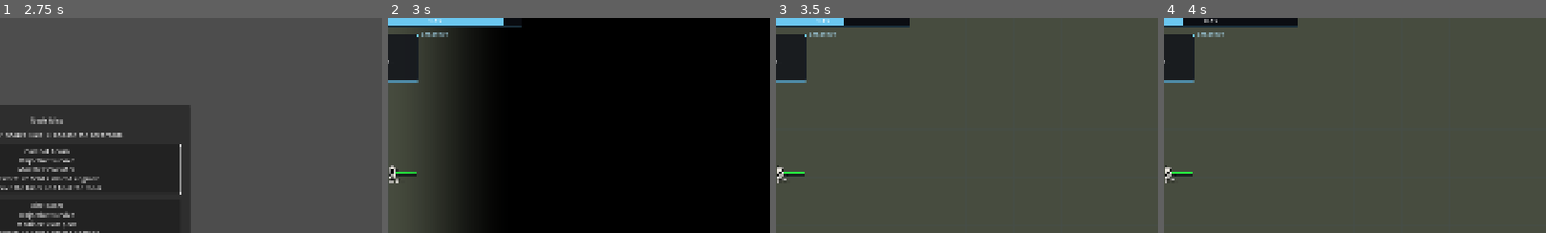
Above: before the commit, frames 1-4 (left to right).
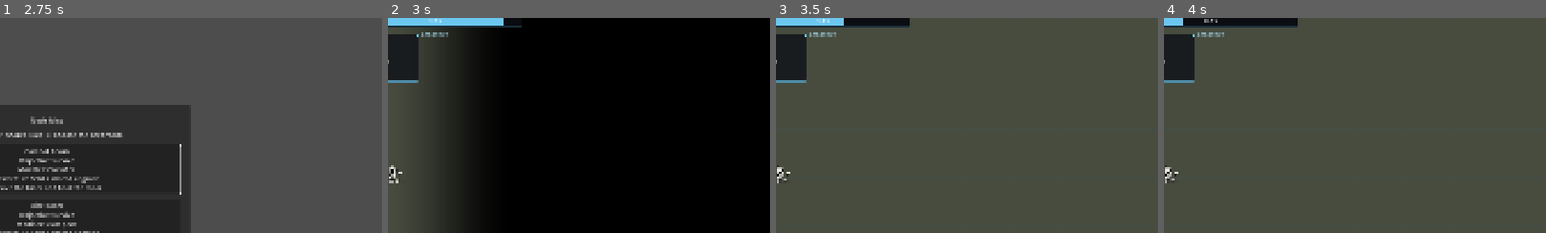
Above: after the commit, the same moments.

Repository: snaxico/project-twin-stick
Game: Godot game, scene res://scenes/ui/Bootstrap.tscn
Same seed, same stepped clock (60 frames per second), same inputs: the game is played once before the commit and once after it.
Inputs (mouse positions are % of the whole screen's width and height, from its top left):
- Up to frame 1 (2.75 s): click "1 Player" at 0.5 s; click "1 Player" at 1.25 s; click "Start" at 2 s
- Up to frame 2 (3 s): click "Combat Room Objective: surviv…" at 2.75 s
- Up to frame 3 (3.5 s): no input
- Up to frame 4 (4 s): tap Enter at 3.5 s; move the mouse to (72, 45) at 3.52 s; hold Right from 3.53 s (still down); hold Enter from 3.53 s (still down); click (72, 45) at 3.67 s; tap Space at 3.77 s
The pictures show only the part of the screen within x 44-94%, y 7-57%; the shares and areas given below are measured in that part.

Frame 1 is identical in both runs. In frame 2, 0.1% of the frame differs, in the area x 2-8%, y 71-74%; in frame 3, 0.1%; in frame 4, 0.1%.

Commit message:
Remove aim line and flip sprite on left movement

Diff:
--- a/scripts/player/Player.gd
+++ b/scripts/player/Player.gd
@@ -88,6 +88,7 @@
 var _base_shadow_scale := Vector2.ONE
 var _display_move_input := Vector2.ZERO
 var _previous_move_input := Vector2.ZERO
+var _sprite_facing_left := false
 var _turn_squash := 0.0
 var _aim_line_recoil := 0.0
 var _outline_pulse := 1.0
@@ -492,7 +493,10 @@
 	if sprite_visual != null:
 		sprite_visual.visible = use_sprite
 		if sprite_visual.visible:
-			sprite_visual.scale = Vector2(_base_sprite_scale.x * dash_scale * squash_x, _base_sprite_scale.y * dash_scale * squash_y)
+			var sprite_scale_x := _base_sprite_scale.x * dash_scale * squash_x
+			if _sprite_facing_left:
+				sprite_scale_x *= -1.0
+			sprite_visual.scale = Vector2(sprite_scale_x, _base_sprite_scale.y * dash_scale * squash_y)
 			var sprite_modulate := Color(1.0, 1.0, 1.0, 1.0)
 			sprite_modulate.a = 0.56 + 0.24 * downed_pulse if _is_downed else 1.0
 			sprite_visual.modulate = sprite_modulate
@@ -508,12 +512,8 @@
 	body_root.rotation = lerp_angle(body_root.rotation, lean_target, 0.18)
 	aim_pivot.rotation = aim_direction.angle()
 	aim_pivot.position = Vector2(-_aim_line_recoil * 0.2, 0.0)
-	var aim_length: float = max(18.0, 52.0 - _aim_line_recoil)
-	aim_line_backdrop.visible = not _is_downed
-	aim_line_backdrop.points = PackedVector2Array([Vector2.ZERO, Vector2(aim_length, 0.0)])
-	aim_line.default_color = _get_projectile_tint()
-	aim_line.visible = not _is_downed
-	aim_line.points = PackedVector2Array([Vector2.ZERO, Vector2(aim_length, 0.0)])
+	aim_line_backdrop.visible = false
+	aim_line.visible = false
 	_update_secondary_preview(now)
 
 func _current_time_seconds() -> float:
@@ -532,6 +532,10 @@
 func _update_animation_state(move_input: Vector2, delta: float) -> void:
 	if move_input.length() > 0.2 and _previous_move_input.length() > 0.2 and move_input.dot(_previous_move_input) < -0.2:
 		_turn_squash = 1.0
+	if move_input.x <= -0.1:
+		_sprite_facing_left = true
+	elif move_input.x >= 0.1:
+		_sprite_facing_left = false
 	_display_move_input = _display_move_input.lerp(move_input, clamp(delta * 10.0, 0.0, 1.0))
 	_previous_move_input = move_input if move_input.length() > 0.05 else _previous_move_input.move_toward(Vector2.ZERO, delta * 5.0)
 	_turn_squash = move_toward(_turn_squash, 0.0, delta * 3.8)
